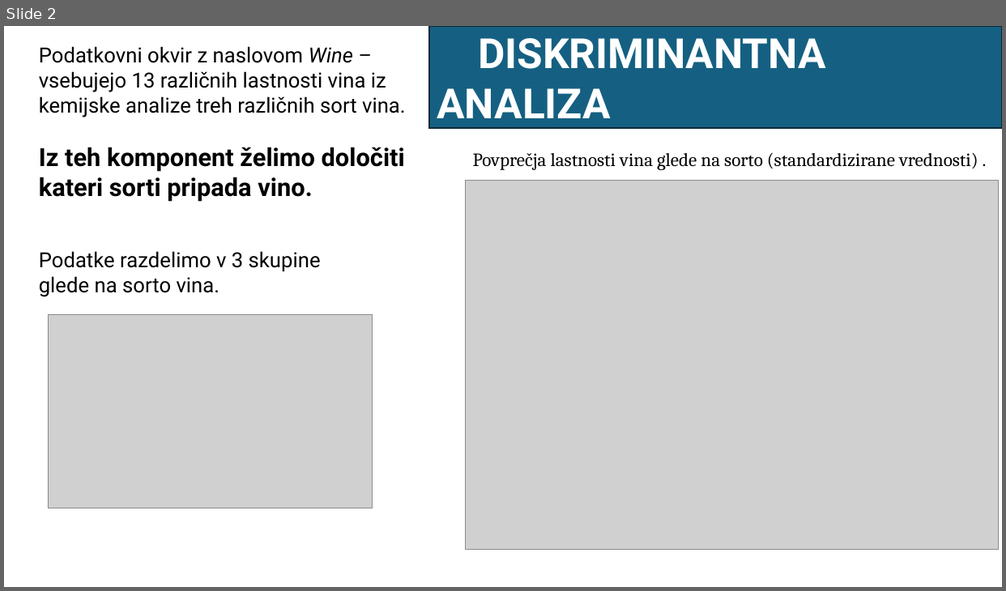
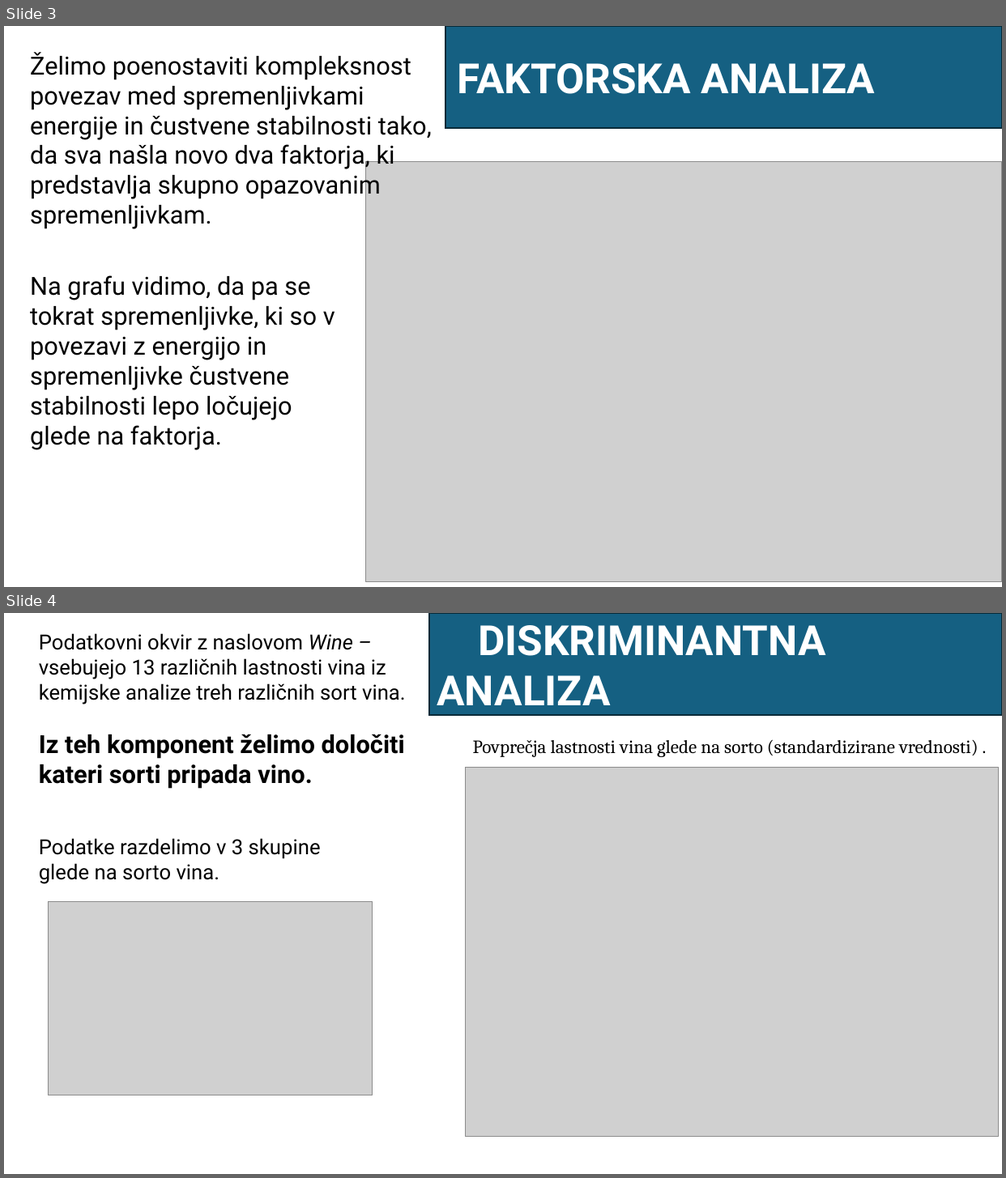
Before and after one commit to nezakrzan/viri_podatkov, a slide deck: multivariatna_analiza/predstavitev_domacih_nalog/pred.pptx. Shown one above the other, each under a label of ours: slide 2 before the commit, slides 3 and 4 after it. The pictures are 1006x591 and 1006x1178 pixels, drawn with LibreOffice and Linux fonts; fonts in the diff are those of the drawing; grey boxes stand for pictures. Boxes give left, top, right and bottom in pixels: in the first picture for what was removed or moved away, otherwise in the second. Text is boxed around its words. In the diff, an @@ line names an element or a change of style, - is before the commit and + after.

```diff
--- a/multivariatna_analiza/predstavitev_domacih_nalog/pred.pptx
+++ b/multivariatna_analiza/predstavitev_domacih_nalog/pred.pptx
@@ slide 3 added at bbox=[4, 26, 1002, 587], background #FFFFFF @@
@@ rectangle added at bbox=[445, 26, 1002, 128], fill #156082, outline #092A39 1.5 pt, 40 pt, text #FFFFFF, bold @@
+FAKTORSKA ANALIZA
@@ text added at bbox=[30, 52, 432, 229], 24 pt, text #000000 @@
+Želimo poenostaviti kompleksnost povezav med spremenljivkami energije in čustvene stabilnosti tako, da sva našla novo dva faktorja, ki predstavlja skupno opazovanim spremenljivkam.
@@ picture added at bbox=[365, 161, 1002, 582] @@
@@ text added at bbox=[30, 275, 335, 450], 24 pt, text #000000 @@
+Na grafu vidimo, da pa se tokrat spremenljivke, ki so v povezavi z energijo in spremenljivke čustvene stabilnosti lepo ločujejo glede na faktorja.
@@ what was slide 2 is now slide 4 @@
```
Also in this commit, not shown: 1 slide changed, 1 other slide added, 3 other files.
